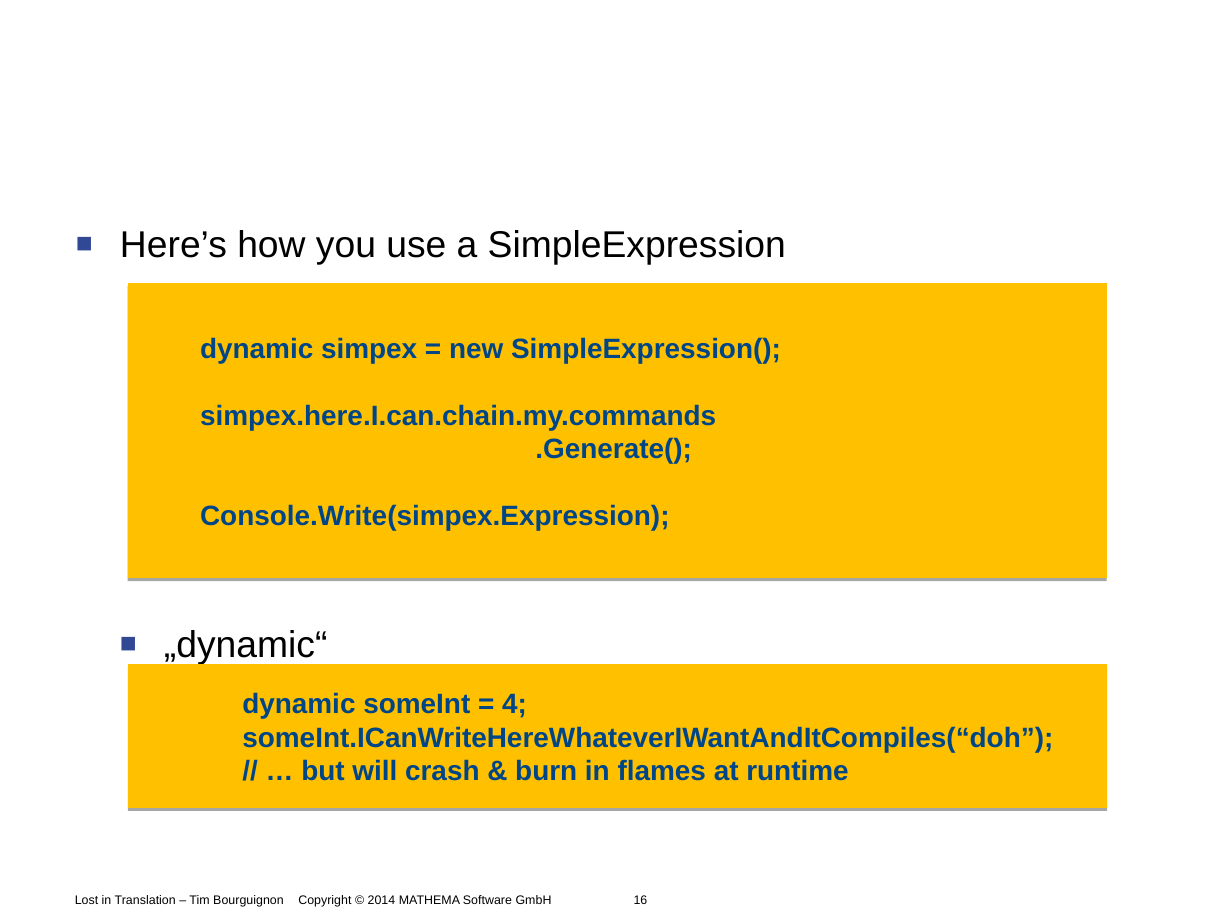
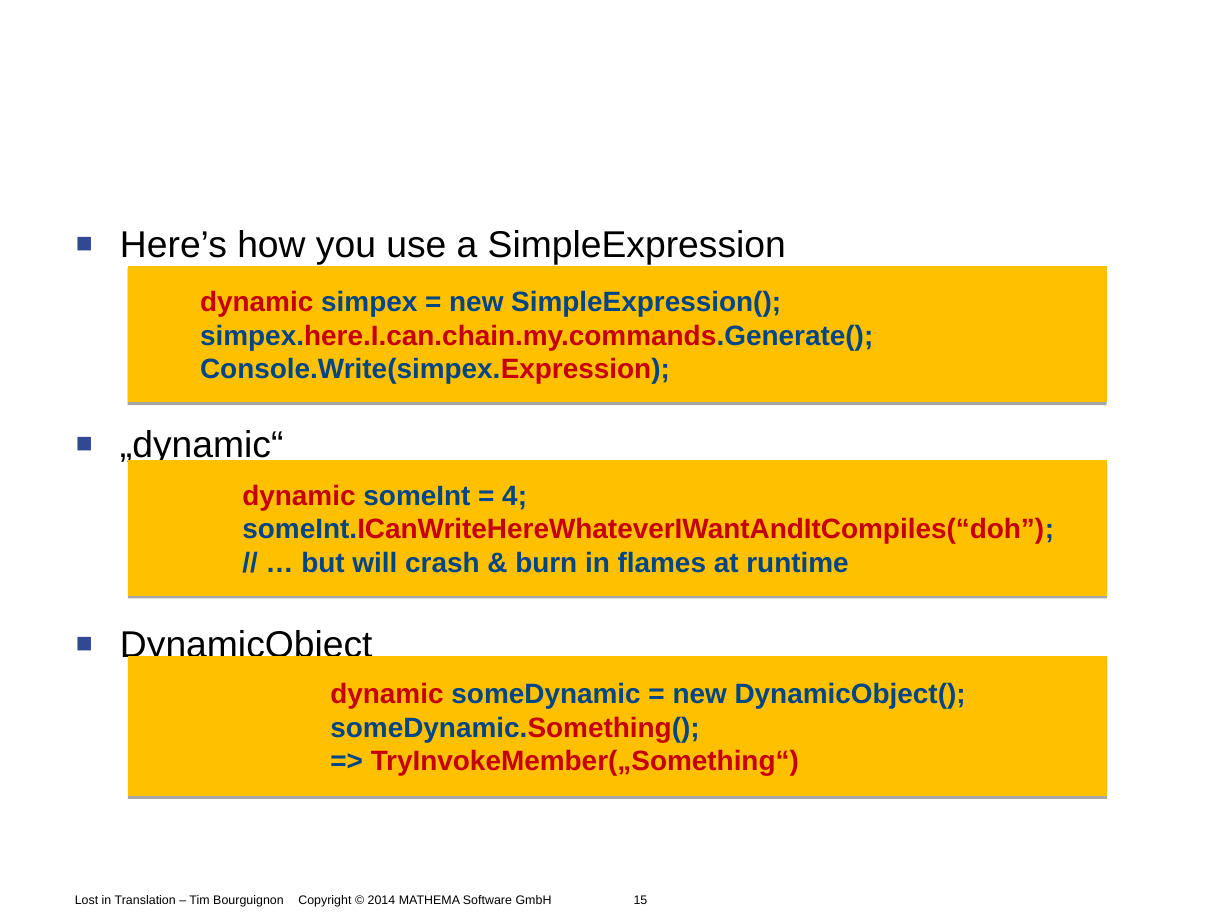
Before and after one commit to Timothep/Talk.LostInTranslation, a slide deck: slide 15 of LostInTranslation.odp (slide 16 before the commit). Drawn at 1232x924 pixels with LibreOffice and Linux fonts; fonts in the diff are those of the drawing; background and template pictures are left out. Boxes give left, top, right and bottom in pixels: in the first picture for what was removed or moved away, otherwise in the second. Text is boxed around its words. In the diff, an @@ line names an element or a change of style, - is before the commit and + after.

```diff
--- a/LostInTranslation.odp
+++ b/LostInTranslation.odp
@@ freeform shape "dynamic simpex = new SimpleExpression();": place and size @@
-freeform shape "dynamic simpex = new SimpleExpression();" at (127,283,1107,578)
+freeform shape "dynamic simpex = new SimpleExpression();" at (127,266,1107,402)
@@ text in freeform shape at (200,292,781,383): text colour #004586 to #C5000B in "dynamic", "Console.Write(simpex.Expression);" @@
@@ text in freeform shape at (200,324,873,350): text changed; text colour #004586 to #C5000B @@
-simpex.here.I.can.chain.my.commands
-.Generate();
+simpex.here.I.can.chain.my.commands.Generate();
@@ text at (120,430,283,465): list level 2 to 1 in "„dynamic“" @@
@@ freeform shape "dynamic someInt = 4;": place and size @@
-freeform shape "dynamic someInt = 4;" at (129,664,1108,808)
+freeform shape "dynamic someInt = 4;" at (129,459,1108,596)
@@ text in freeform shape at (242,486,1054,544): text colour #004586 to #C5000B in "dynamic", "someInt.ICanWriteHereWhateverIWantAndItCompiles(“doh”);" @@
@@ text at (120,630,373,665): paragraph added @@
+■ DynamicObject
@@ freeform shape added at (129,656,1108,796), fill #FFC000, 18 pt, text #004586, bold @@
+dynamic someDynamic = new DynamicObject();
+someDynamic.Something();
+=> TryInvokeMember(„Something“)
```
Also in this commit, not shown: 15 other slides changed, 6 slides removed.
